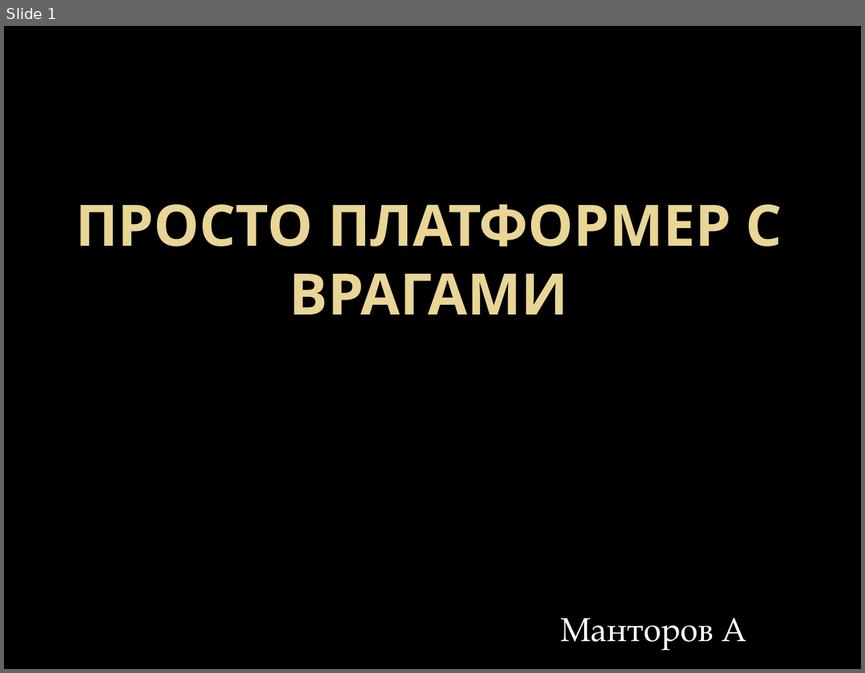
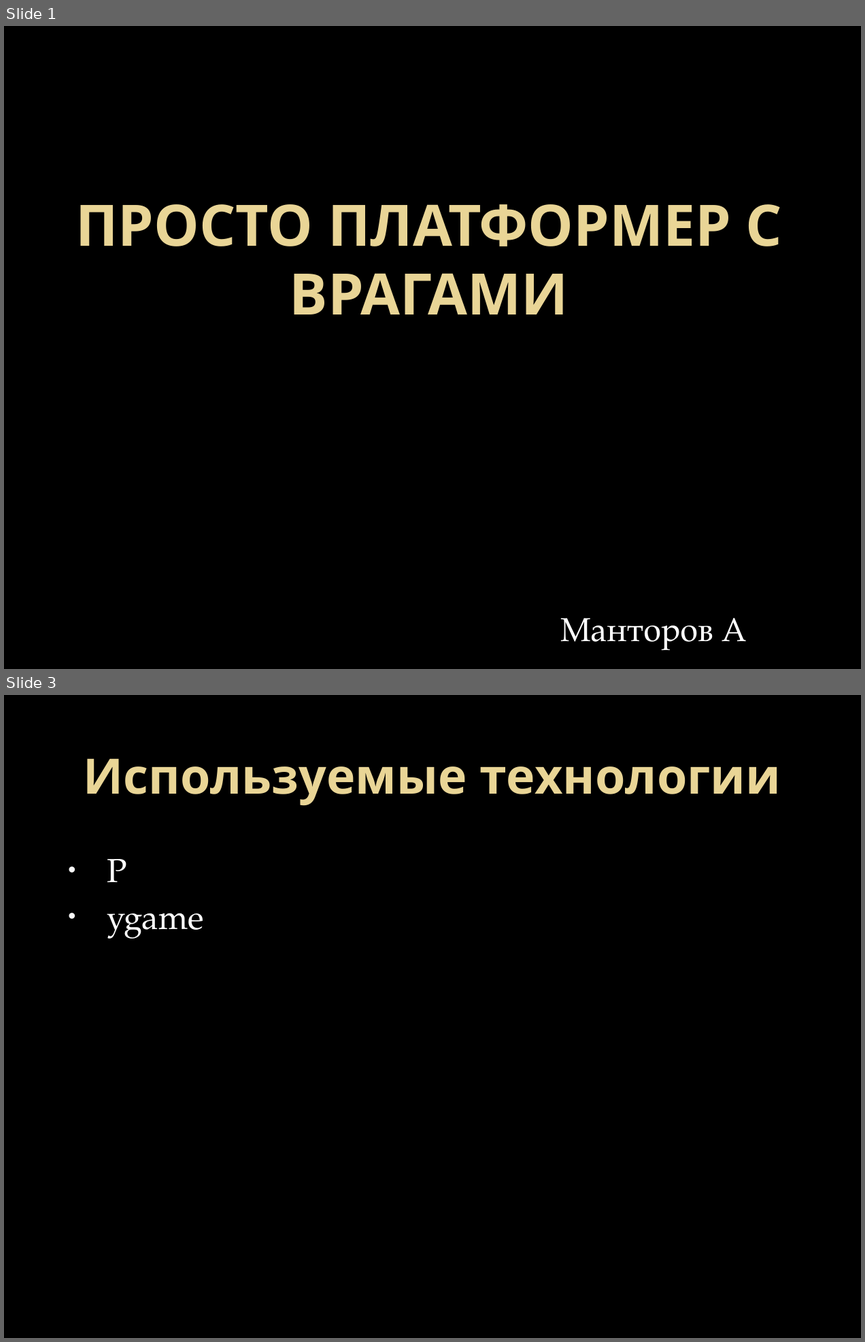
Before and after one commit to Lehsey/liceum_project, a slide deck: Просто платформер с врагами.pptx. Shown one above the other, each under a label of ours: slide 1 before the commit, slides 1 and 3 after it; the slides between them are not shown. The pictures are 865x673 and 865x1342 pixels, drawn with LibreOffice and Linux fonts; fonts in the diff are those of the drawing; background and template pictures are left out. Boxes give left, top, right and bottom in pixels: in the first picture for what was removed or moved away, otherwise in the second. Text is boxed around its words. In the diff, an @@ line names an element or a change of style, - is before the commit and + after.

```diff
--- a/Просто платформер с врагами.pptx
+++ b/Просто платформер с врагами.pptx
@@ slide 3 added at (4, 695, 861, 1338), background picture (left out) @@
@@ title added at (83, 758, 781, 806), 41 pt, text gradient #EAD696 to #E7D081, bold @@
+Используемые технологии
@@ text added at (107, 859, 204, 938), 28 pt, text #FFFFFF @@
+• P
+• ygame
```
Also in this commit, not shown: 3 other slides added, 1 slide removed, 2 other files.
